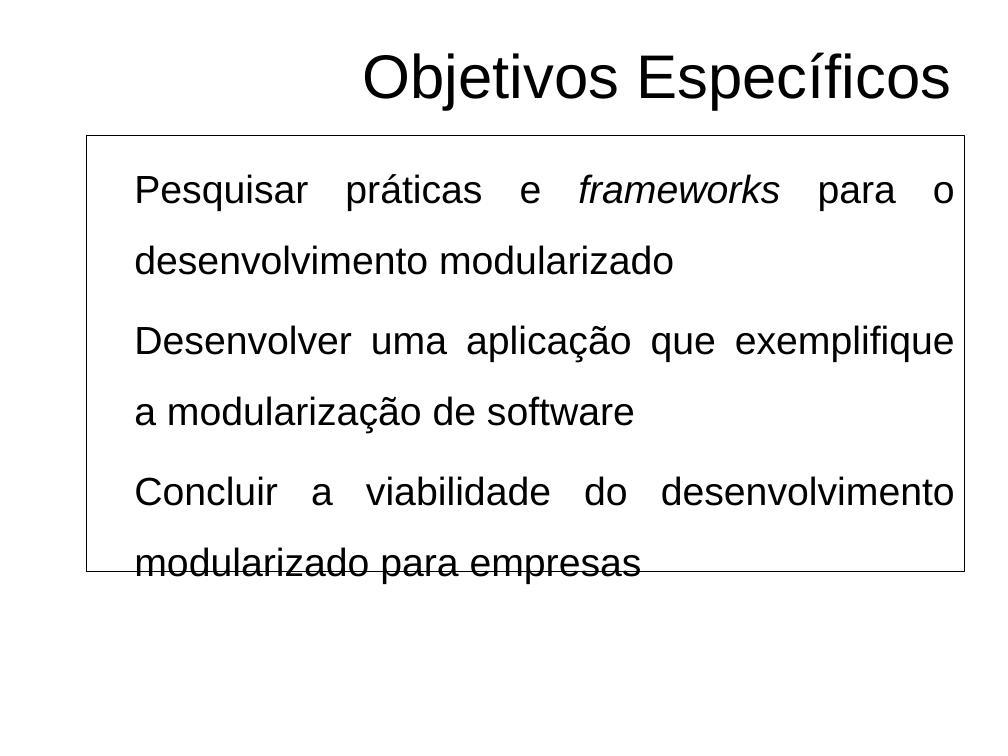
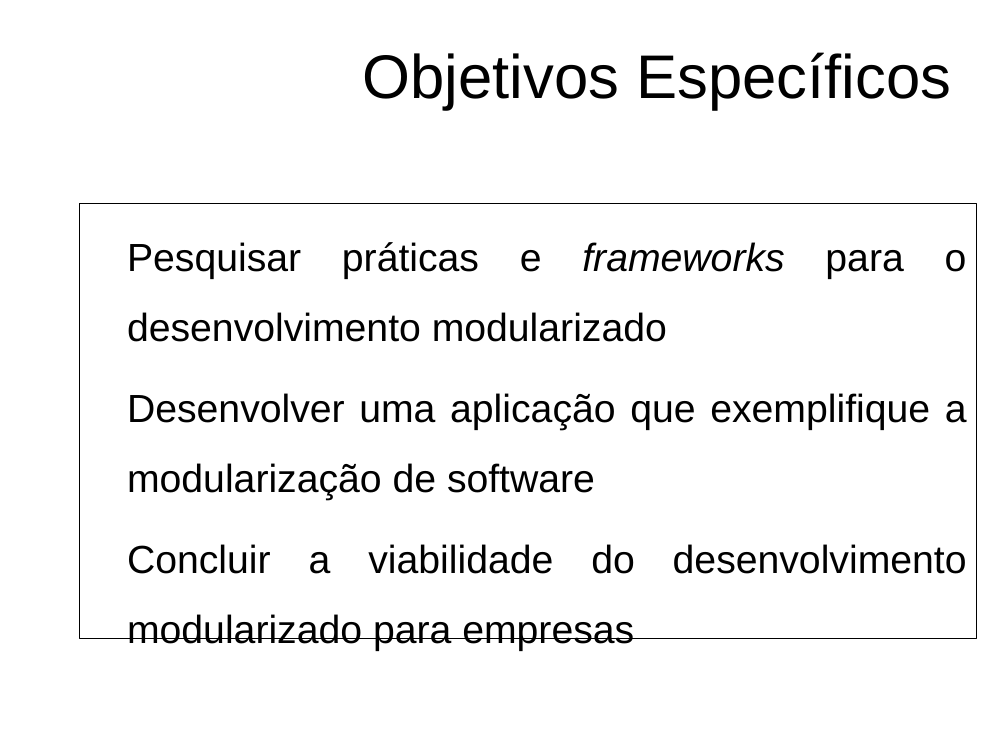
Before and after one commit to feliperodriguesprado/tcc_repository, a slide deck: slide 4 of documents/life_cycle/qualificacao/qualificacao_slides.odp. Drawn at 1008x756 pixels with LibreOffice and Linux fonts; fonts in the diff are those of the drawing; background and template pictures are left out. Boxes give left, top, right and bottom in pixels: in the first picture for what was removed or moved away, otherwise in the second. Text is boxed around its words. In the diff, an @@ line names an element or a change of style, - is before the commit and + after.

```diff
--- a/documents/life_cycle/qualificacao/qualificacao_slides.odp
+++ b/documents/life_cycle/qualificacao/qualificacao_slides.odp
@@ rectangle "Pesquisar práticas e frameworks para ...": place and size @@
-rectangle "Pesquisar práticas e frameworks para ..." at [87,136,965,572]
+rectangle "Pesquisar práticas e frameworks para ..." at [80,204,977,639]
```
Also in this commit, not shown: 5 other slides changed, 15 other files.
